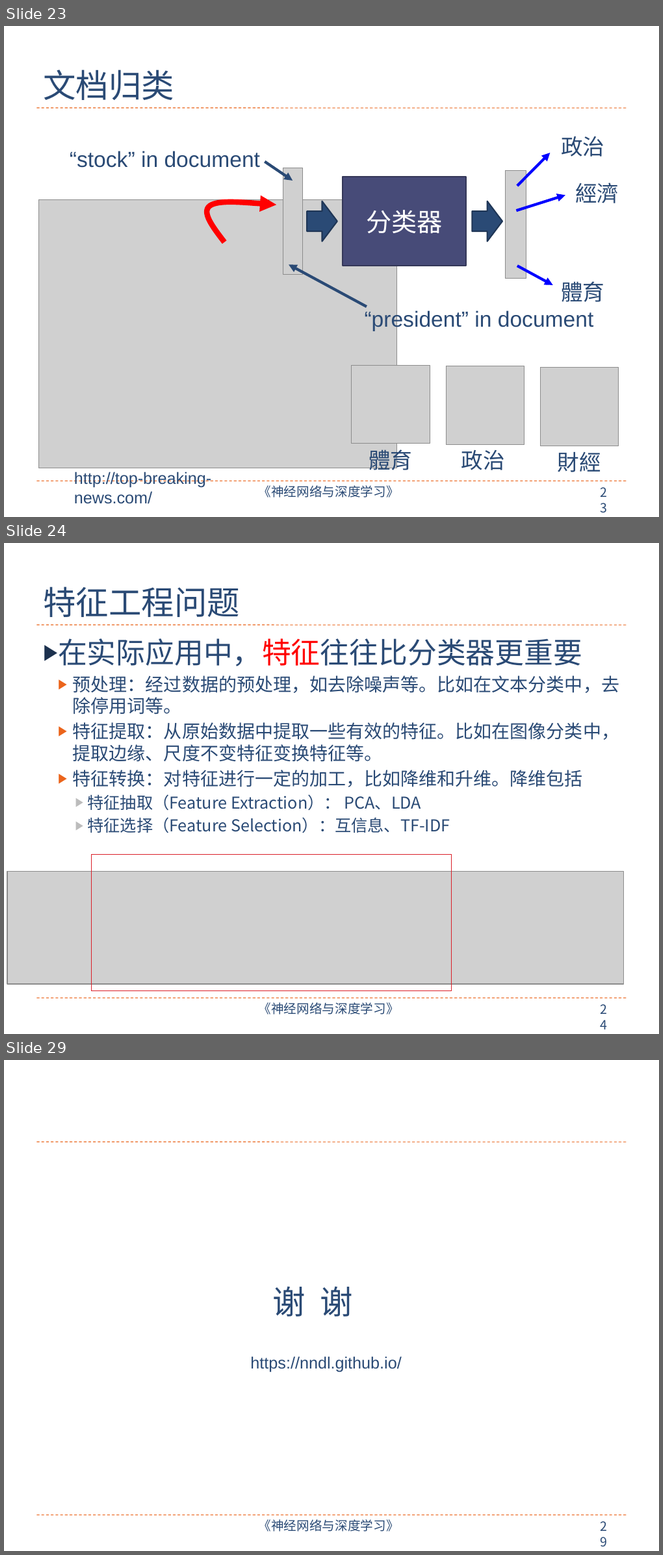
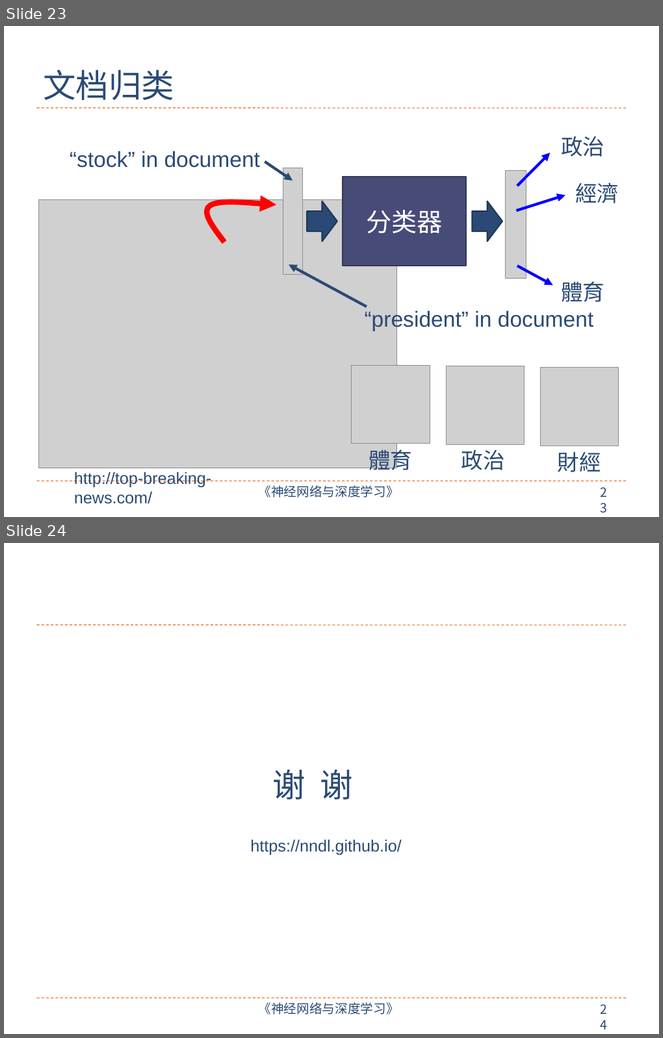
Before and after one commit to nndl/nndl.github.io, a slide deck: ppt/chap-线性模型.pptx. Shown one above the other, each under a label of ours: slides 23, 24 and 29 before the commit, slides 23 and 24 after it; the slides between them are not shown. The pictures are 663x1555 and 663x1038 pixels, drawn with LibreOffice and Linux fonts; fonts in the diff are those of the drawing; grey boxes stand for pictures. Boxes give left, top, right and bottom in pixels: in the first picture for what was removed or moved away, otherwise in the second. Text is boxed around its words. In the diff, an @@ line names an element or a change of style, - is before the commit and + after.

```diff
--- a/ppt/chap-线性模型.pptx
+++ b/ppt/chap-线性模型.pptx
@@ slide 24 removed at (4, 543, 659, 1034), background #FFFFFF; not listed: 4 template elements that a slide beside it also shows @@
@@ title removed at (43, 587, 239, 617) @@
-特征工程问题
@@ text removed at (58, 639, 620, 834) @@
-▶ 在实际应用中，特征往往比分类器更重要
-  ▶ 预处理：经过数据的预处理，如去除噪声等。比如在文本分类中，去除停用词等。
-  ▶ 特征提取：从原始数据中提取一些有效的特征。比如在图像分类中，提取边缘、尺度不变特征变换特征等。
-  ▶ 特征转换：对特征进行一定的加工，比如降维和升维。降维包括
-    ▶ 特征抽取（Feature Extraction）： PCA、LDA
-    ▶ 特征选择（Feature Selection）：互信息、TF-IDF
@@ picture removed at (7, 872, 624, 984) @@
@@ rectangle removed at (91, 855, 451, 991) @@
@@ what was slide 29 is now slide 24 @@
@@ page number at (594, 999, 621, 1021): text changed @@
-29
+24
```
Also in this commit, not shown: 4 other slides removed, 2 other files.
